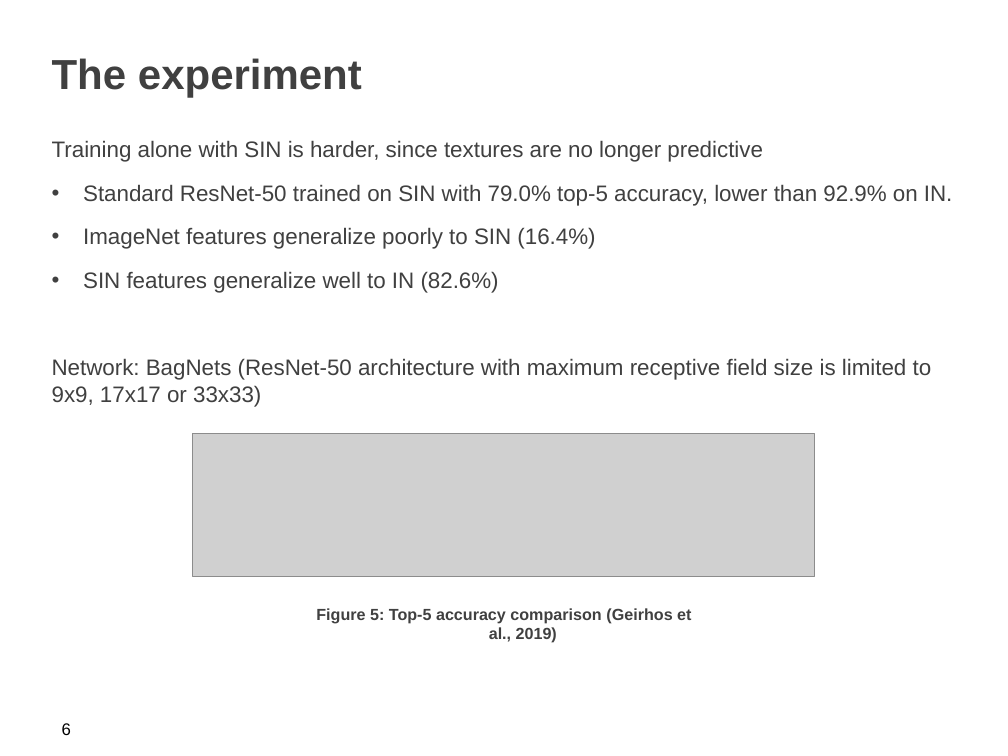
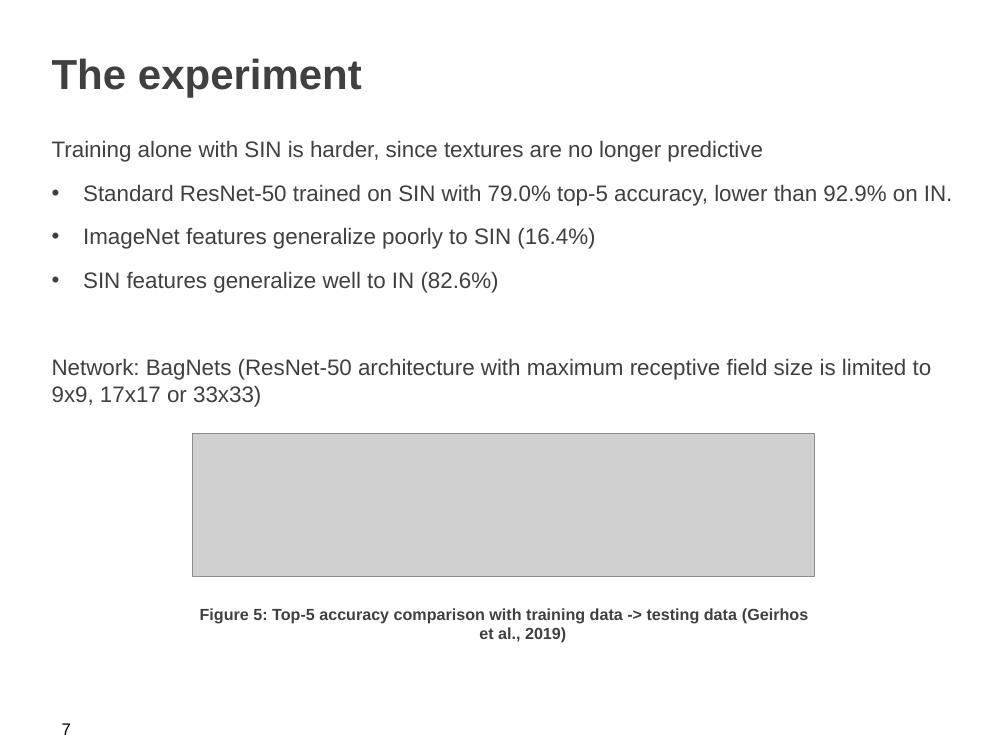
Before and after one commit to iamzifei/research, a slide deck: slide 8 of paper/ImageNet-trained CNNs are biased towards texture.pptx (slide 7 before the commit). Drawn at 1008x756 pixels with LibreOffice and Linux fonts; fonts in the diff are those of the drawing; grey boxes stand for pictures; background and template pictures are left out. Boxes give left, top, right and bottom in pixels: in the first picture for what was removed or moved away, otherwise in the second. Text is boxed around its words. In the diff, an @@ line names an element or a change of style, - is before the commit and + after.

Commit message:
add new ppt

```diff
--- a/paper/ImageNet-trained CNNs are biased towards texture.pptx
+++ b/paper/ImageNet-trained CNNs are biased towards texture.pptx
@@ text at <box>200,608,808,643</box>: text changed @@
-Figure 5: Top-5 accuracy comparison (Geirhos et al., 2019)
+Figure 5: Top-5 accuracy comparison with training data -> testing data (Geirhos et al., 2019)
@@ page number at <box>62,723,71,735</box>: text changed @@
-6
+7
```
Also in this commit, not shown: 1 other slide changed, 4 slides added, 1 other file.
